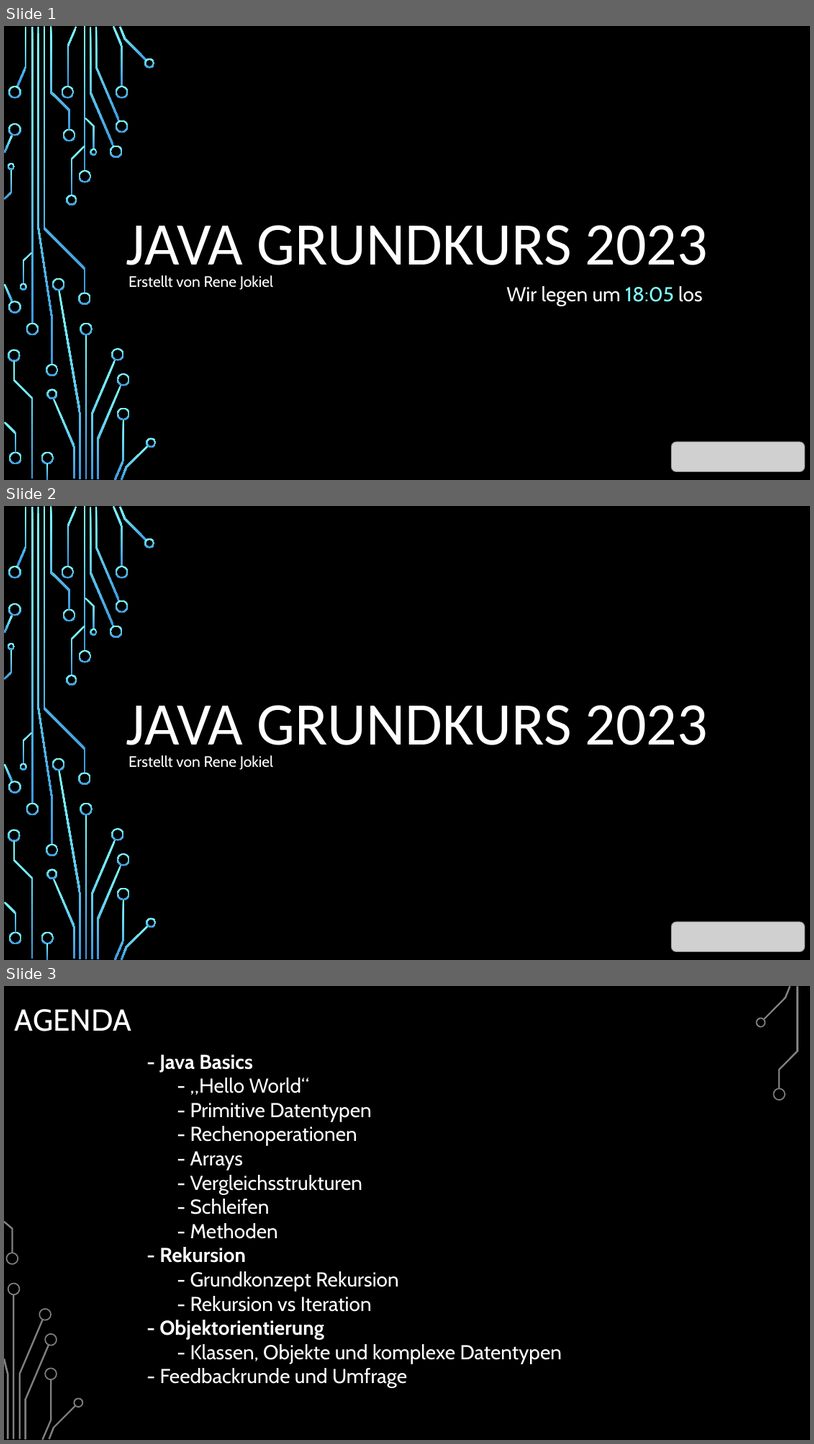
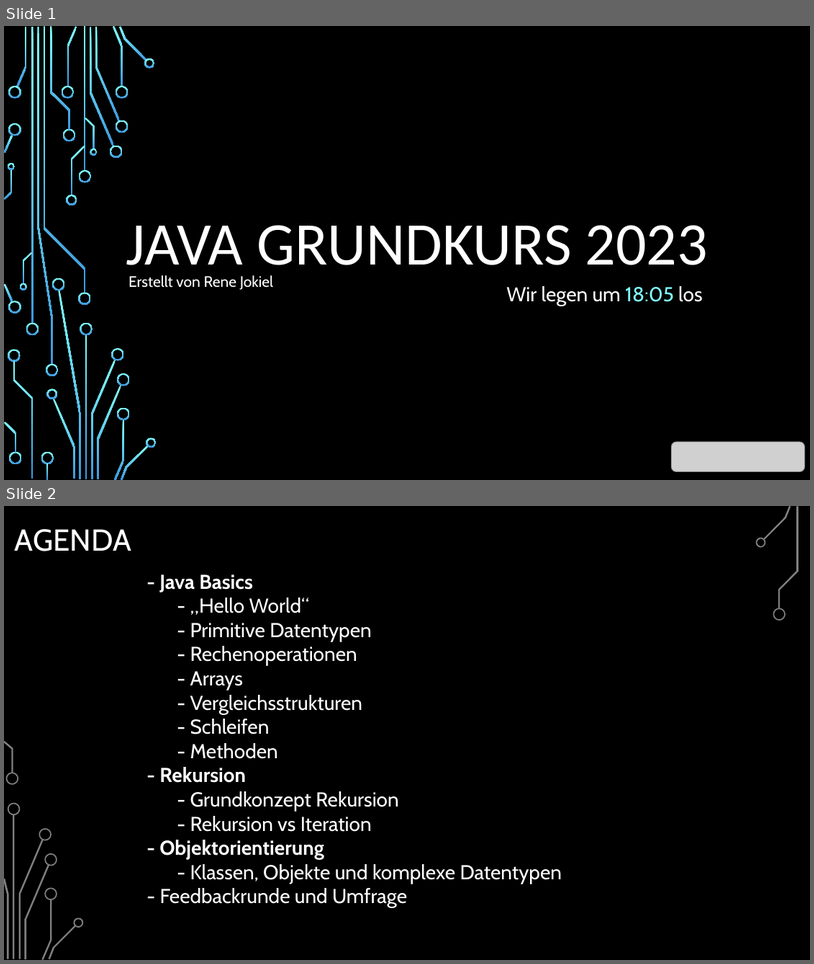
Before and after one commit to BelmontR/Java-Tutorial-Course, a slide deck: Java Grundkurs.pptx. Shown one above the other, each under a label of ours: slides 1, 2 and 3 before the commit, slides 1 and 2 after it. The pictures are 814x1444 and 814x964 pixels, drawn with LibreOffice and Linux fonts; fonts in the diff are those of the drawing; grey boxes stand for pictures; background and template pictures are left out. Boxes give left, top, right and bottom in pixels: in the first picture for what was removed or moved away, otherwise in the second. Text is boxed around its words. In the diff, an @@ line names an element or a change of style, - is before the commit and + after.

```diff
--- a/Java Grundkurs.pptx
+++ b/Java Grundkurs.pptx
@@ slide 2 removed at <box>4,506,810,960</box>, background picture (left out); not listed: 54 template elements that a slide beside it also shows @@
@@ title removed at <box>126,705,708,759</box> @@
-JAVA GRUNDKURS 2023
@@ text removed at <box>129,755,273,770</box> @@
-Erstellt von Rene Jokiel
@@ picture removed at <box>672,921,805,951</box> @@
@@ what was slide 3 is now slide 2 @@
```
Also in this commit, not shown: 4 slides changed, 4 other files.
